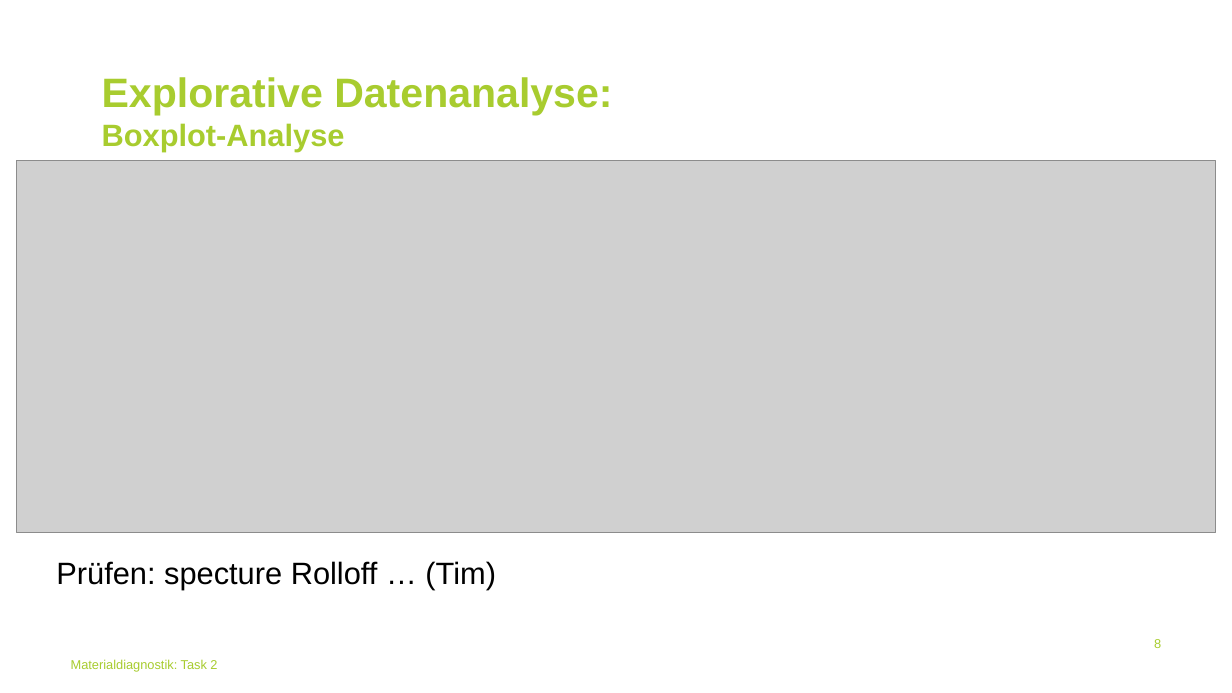
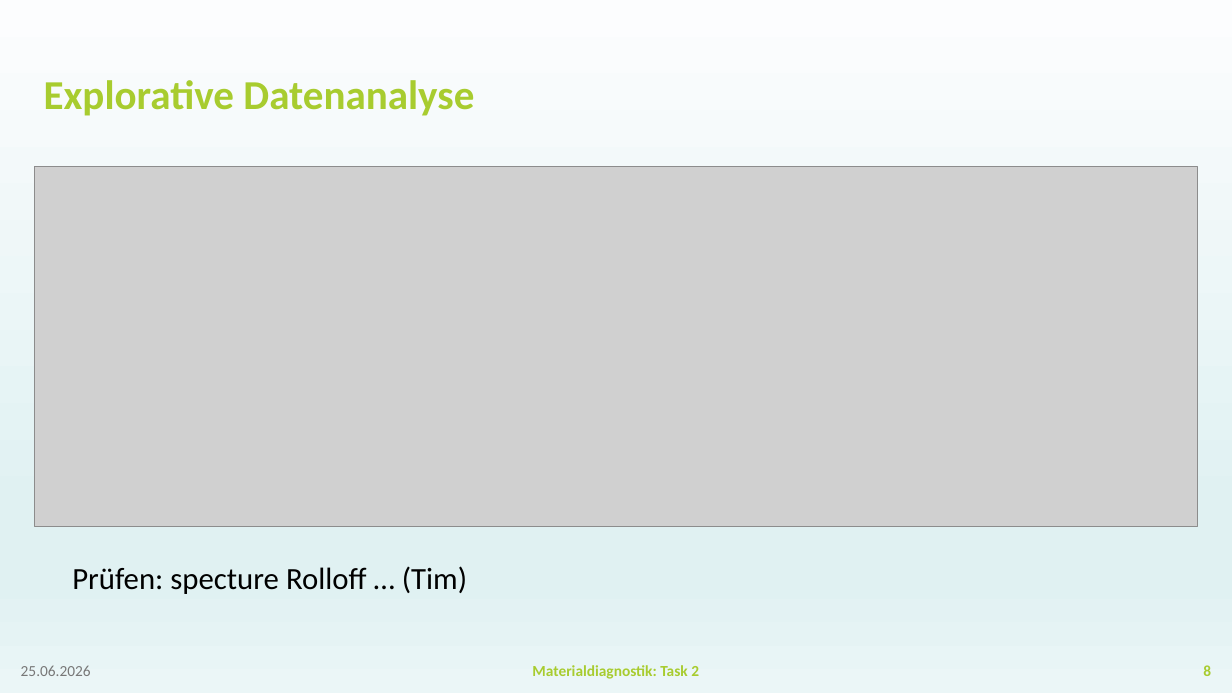
Before and after one commit to BGielczynski/AI_diagnostics, a slide deck: slide 8 of Task_2/Task2Powerpoint.pptx. Drawn at 1232x693 pixels with LibreOffice and Linux fonts; fonts in the diff are those of the drawing; grey boxes stand for pictures; background and template pictures are left out. Boxes give left, top, right and bottom in pixels: in the first picture for what was removed or moved away, otherwise in the second. Text is boxed around its words. In the diff, an @@ line names an element or a change of style, - is before the commit and + after.

```diff
--- a/Task_2/Task2Powerpoint.pptx
+++ b/Task_2/Task2Powerpoint.pptx
@@ background #FFFFFF to gradient #FCFDFE to #E0F1F2 to #EBF6F7 @@
@@ title "Explorative Datenanalyse" at (x1=44, y1=80, x2=474, y2=116): vertical alignment top to middle @@
@@ title at (x1=44, y1=80, x2=474, y2=116): text changed; font Arial to Calibri @@
-Explorative Datenanalyse:
-Boxplot-Analyse
+Explorative Datenanalyse
@@ picture resized from (x1=17, y1=161, x2=1216, y2=532) to (x1=35, y1=167, x2=1198, y2=527) @@
@@ text "Prüfen: specture Rolloff … (Tim)" moved from (x1=56, y1=561, x2=496, y2=590) to (x1=72, y1=566, x2=467, y2=594) @@
@@ text "Prüfen: specture Rolloff … (Tim)" at (x1=72, y1=566, x2=467, y2=594): font Arial to Calibri @@
@@ text removed at (x1=71, y1=659, x2=217, y2=672) @@
-Materialdiagnostik: Task 2
@@ page number moved from (x1=1154, y1=639, x2=1161, y2=648) to (x1=1203, y1=665, x2=1211, y2=676) @@
@@ page number at (x1=1203, y1=665, x2=1211, y2=676): size 10 to 12 pt, font Arial to Calibri, bold on; vertical alignment top to middle @@
@@ text added at (x1=21, y1=666, x2=91, y2=676), 12 pt, text #797979 @@
+25.06.2026
@@ text added at (x1=532, y1=665, x2=699, y2=679), 12 pt, text #A8CC2F, bold @@
+Materialdiagnostik: Task 2
```
Also in this commit, not shown: 13 other slides changed, 4 slides added, 4 slides removed, 1 other file.
